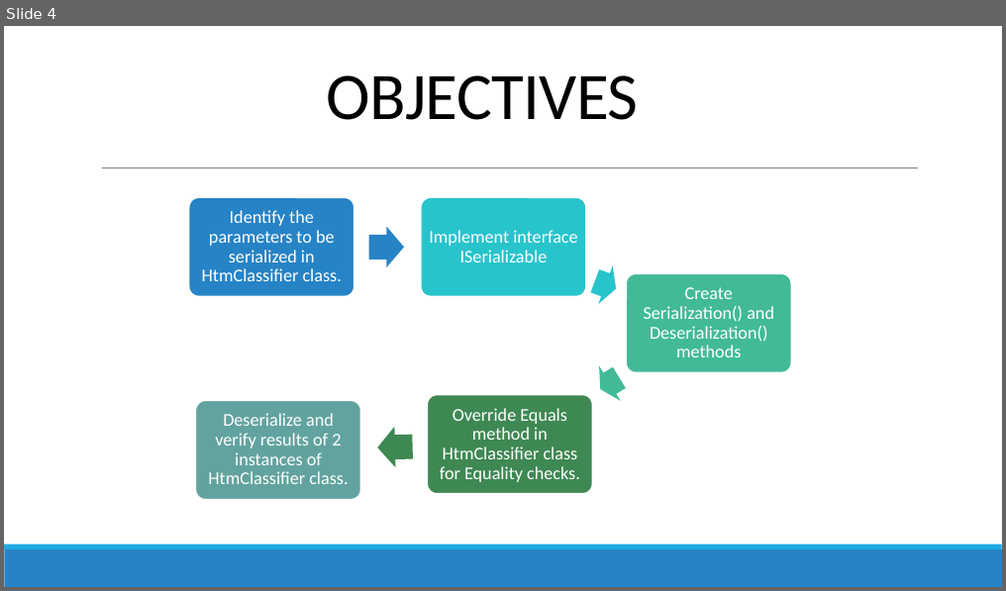
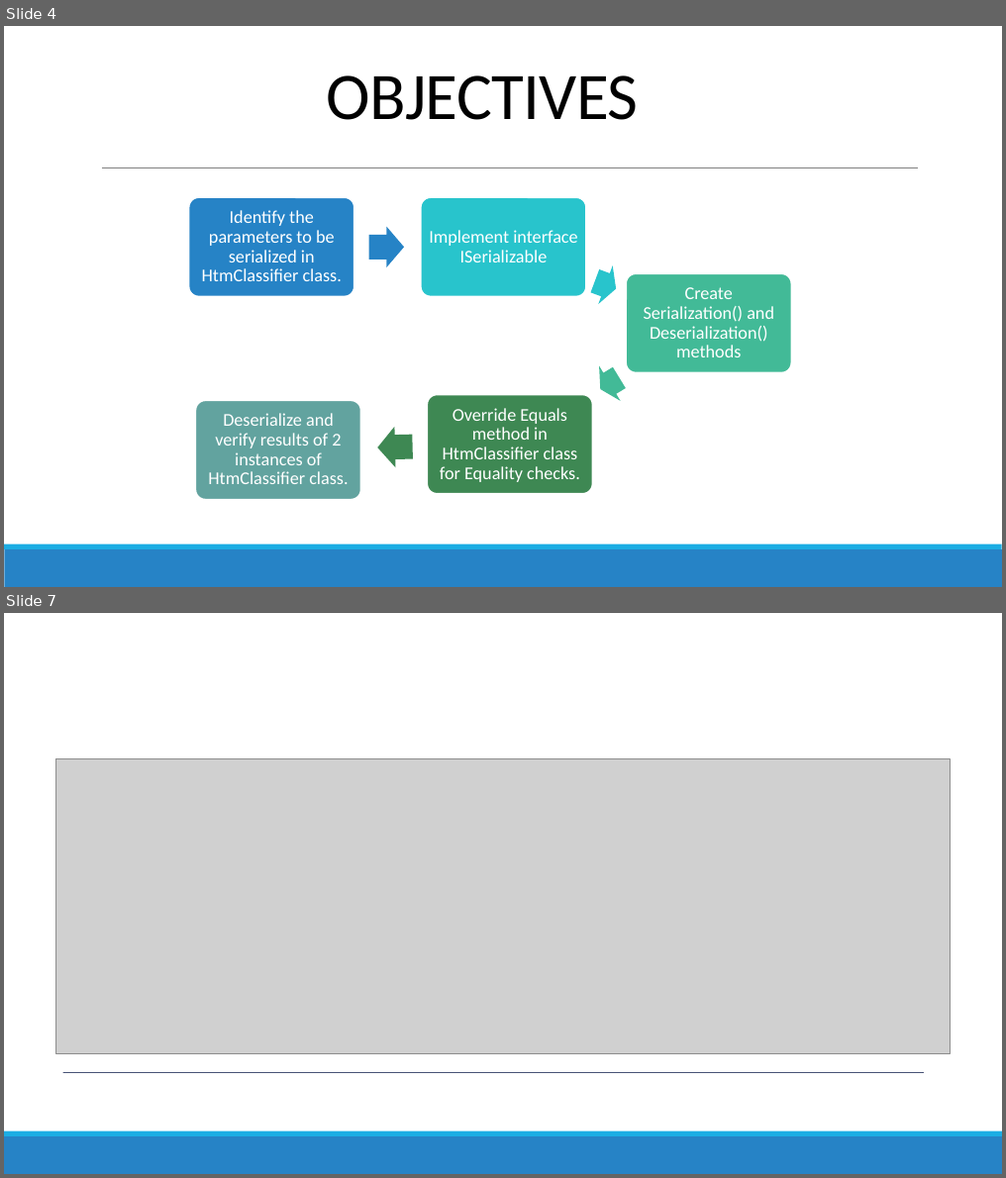
Before and after one commit to antonyaneeta/neocortexapi, a slide deck: Documentation/Presentation-HTMClassifier Serialization.pptx. Shown one above the other, each under a label of ours: slide 4 before the commit, slides 4 and 7 after it; the slides between them are not shown. The pictures are 1006x591 and 1006x1178 pixels, drawn with LibreOffice and Linux fonts; fonts in the diff are those of the drawing; grey boxes stand for pictures. Boxes give left, top, right and bottom in pixels: in the first picture for what was removed or moved away, otherwise in the second. Text is boxed around its words. In the diff, an @@ line names an element or a change of style, - is before the commit and + after.

```diff
--- a/Documentation/Presentation-HTMClassifier Serialization.pptx
+++ b/Documentation/Presentation-HTMClassifier Serialization.pptx
@@ slide 7 added at [4, 613, 1002, 1174], background #FFFFFF @@
@@ rectangle added at [4, 613, 1002, 1132], fill #FFFFFF @@
@@ picture added at [55, 760, 949, 1056] @@
@@ line added from (62, 1073) to (924, 1073), #344068 0.5 pt @@
@@ rectangle added at [4, 1132, 1002, 1137], fill #1CADE4 @@
@@ rectangle added at [4, 1137, 1002, 1174], fill #2683C6 @@
```
Also in this commit, not shown: 6 slides changed, 3 other slides added, 2 slides removed.
